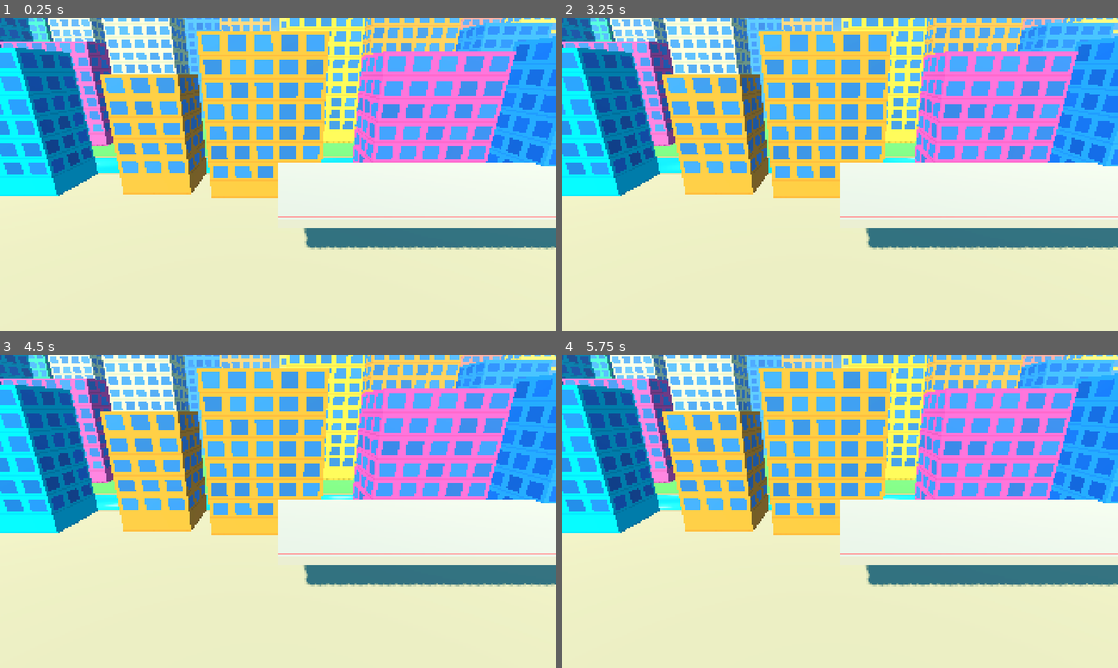
Above: before the commit, frames 1-4 (two rows, left to right).
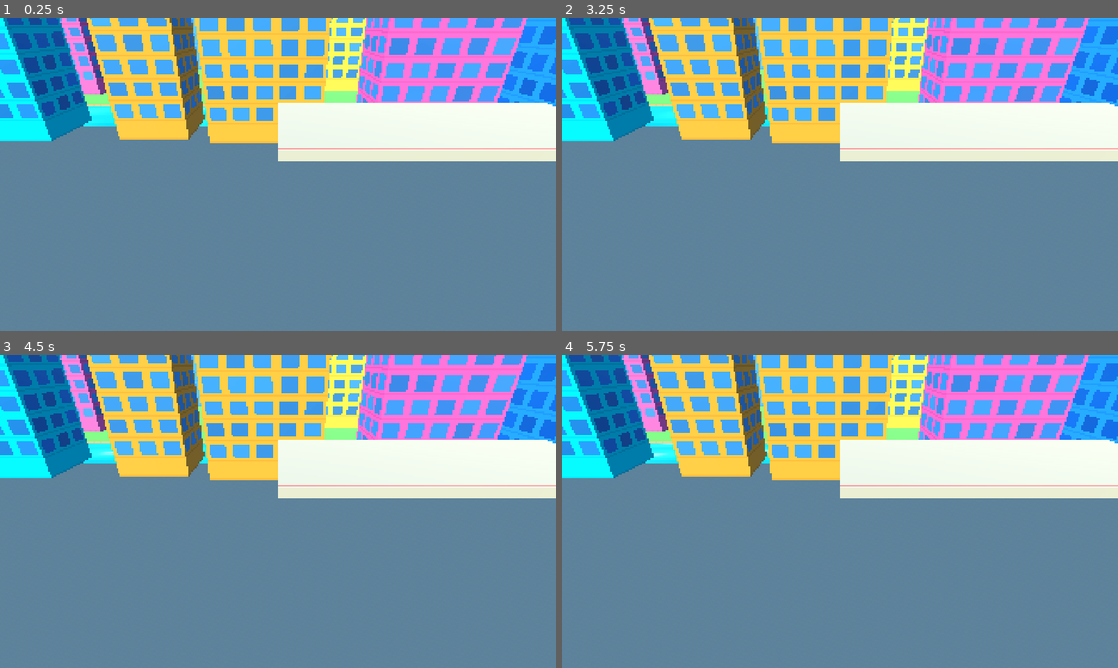
Above: after the commit, the same moments.

Repository: nnamdinwali/shadow-killer
Game: Godot game, scene res://node_3d.tscn
Two runs of this game, one before a commit and one after it. Both use one fixed random seed, a clock stepped at 60 frames per second and the inputs below.
Inputs (mouse positions are in pixels of both pictures, inside the frame that each line leads up to):
- Up to frame 1 (0.25 s): no input
- Up to frame 2 (3.25 s): tap Enter at 0.5, 0.6, 2, 2.1 s; move the mouse to (962, 158) at 0.52 s; click (962, 158) at 0.67 s; tap Space at 1.25, 2.75 s; drag from (728, 190) to (812, 237) at 1.27 s; move the mouse to (895, 105) at 2.02 s; click (895, 105) at 2.17 s; drag from (812, 237) to (673, 127) at 2.77 s
- Up to frame 3 (4.5 s): tap Enter at 3.5, 3.6 s; move the mouse to (444, 558) at 3.52 s; click (444, 558) at 3.67 s; tap Space at 4.25 s; drag from (111, 464) to (194, 433) at 4.27 s
- Up to frame 4 (5.75 s): move the mouse to (867, 511) at 5.02 s; tap Enter at 5.1 s; click (867, 511) at 5.17 s

The runs differ from the first frame. In frame 1, 86% of the frame differs, in the area x 0-100%, y 0-100%; in frame 2, 86%; in frame 3, 86%; in frame 4, 86%.

Commit message:
Fix rooftop support visibility and camera angle

Diff:
--- a/city_polish.gd
+++ b/city_polish.gd
@@ -214,18 +214,11 @@
 func _build_ground() -> void:
 	var length := LAND_X_MAX - LAND_X_MIN
 	var center_x := (LAND_X_MAX + LAND_X_MIN) * 0.5
-	# Front land: in front of the river, under the rooftop route.
-	_box("LandFront", Vector3(center_x, -0.5, 17.0), Vector3(length, 1.0, 68.0), land_front)
-	# Back land: park behind the river that the skyline stands on.
+	# Keep foreground ground and road out of the camera-to-rooftop sightline.
+	# They previously hid the building walls and made the roof slabs look airborne.
 	_box("LandBack", Vector3(center_x, -0.5, -88.0), Vector3(length, 1.0, 124.0), land_back)
-	# Stone quay walls along both river banks.
-	_box("QuayFront", Vector3(center_x, -0.3, -17.0), Vector3(length, 0.6, 0.6), quay)
 	_box("QuayBack", Vector3(center_x, -0.3, -26.0), Vector3(length, 0.6, 0.6), quay)
-	# The river sits lower than the land so the banks read as real banks.
 	_box("River", Vector3(center_x, -0.65, -21.5), Vector3(length, 0.6, 9.0), water_material)
-	# Plain road strip in front of the route.
-	_box("Road", Vector3(center_x, 0.04, 14.0), Vector3(length, 0.08, 7.0), asphalt)
-	_box("RoadLine", Vector3(center_x, 0.09, 14.0), Vector3(length, 0.02, 0.18), lamp_glow)
 
 
 func _build_skyline() -> void:
@@ -293,17 +286,18 @@
 
 
 func _build_rooftop_segment(index: int, center: Vector3, size: Vector3) -> void:
-	# Every route piece gets a colorful building mass underneath it, down to the ground.
-	var building_height := center.y - 0.28
-	var building_size := Vector3(size.x * 0.88, max(building_height + 0.2, 1.4), size.z * 0.82)
 	var colors: Array = palette[index % palette.size()]
-	var building := _make_building("RooftopBuilding_%02d" % index, Vector3(center.x, -0.2, center.z), building_size, colors[0], colors[1])
+	# Extend the colored building mass from ground level to the roof underside.
+	var ground_y := 0.0
+	var roof_bottom_y := center.y - size.y * 0.5
+	var building_height := max(roof_bottom_y - ground_y, 1.0)
+	var building_size := Vector3(size.x * 0.88, building_height, size.z * 0.82)
+	var building := _make_building("RooftopBuilding_%02d" % index, Vector3(center.x, ground_y, center.z), building_size, colors[0], colors[1])
 	generated_root.add_child(building)
-	_box("RooftopBuildingCap_%02d" % index, Vector3(center.x, center.y - 0.40, center.z), Vector3(size.x * 0.96, 0.16, size.z * 0.92), rooftop_edge)
+	_box("RooftopBuildingCap_%02d" % index, Vector3(center.x, roof_bottom_y - 0.08, center.z), Vector3(size.x * 0.96, 0.16, size.z * 0.92), rooftop_edge)
 	_solid_box("TraversalRoof_%02d" % index, center, size, rooftop)
 	_box("TraversalRoofEdge_%02d" % index, center + Vector3(0.0, size.y * 0.52, size.z * 0.48), Vector3(size.x, 0.12, 0.14), rooftop_edge)
 	_box("TraversalRoofTrim_%02d" % index, center + Vector3(-size.x * 0.48, size.y * 0.52, 0.0), Vector3(0.14, 0.12, size.z), rooftop_edge)
-	# Small rooftop service blocks make the platforms feel occupied.
 	_box("RooftopUnit_%02d" % index, center + Vector3(size.x * 0.18, size.y * 0.85, -0.25), Vector3(1.0, 0.55, 0.8), metal)
 
 
--- a/node_3d.tscn
+++ b/node_3d.tscn
@@ -66,7 +66,7 @@
 script = ExtResource("1_city_polish")
 
 [node name="Camera3D" type="Camera3D" parent="."]
-transform = Transform3D(1, 0, 0, 0, 0.9396926, 0.34202015, 0, -0.34202015, 0.9396926, 0, 14, 22)
+transform = Transform3D(1, 0, 0, 0, 0.8829476, 0.4694716, 0, -0.4694716, 0.8829476, 0, 12, 22)
 current = true
 fov = 58.0
 near = 0.1
